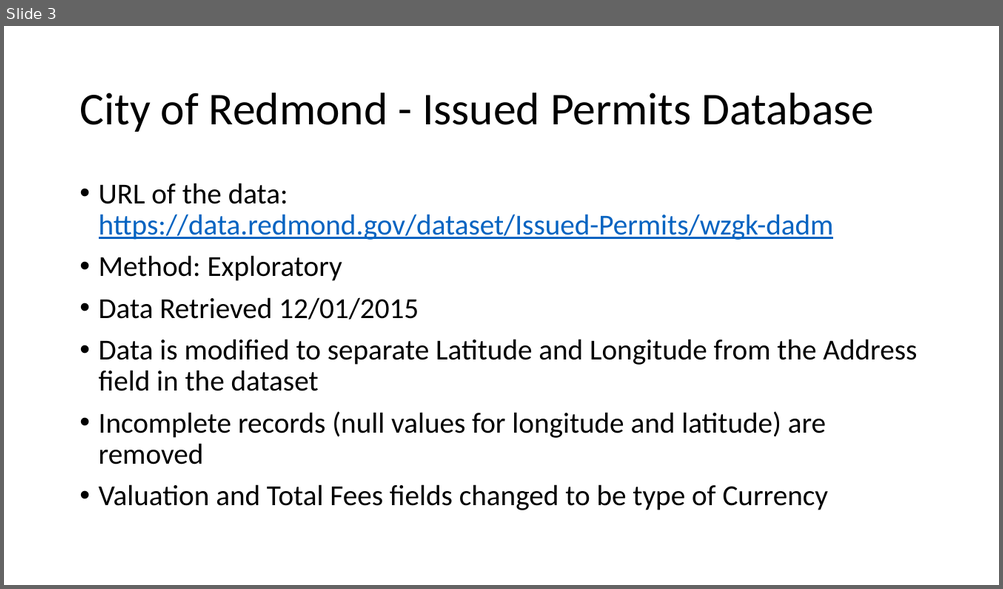
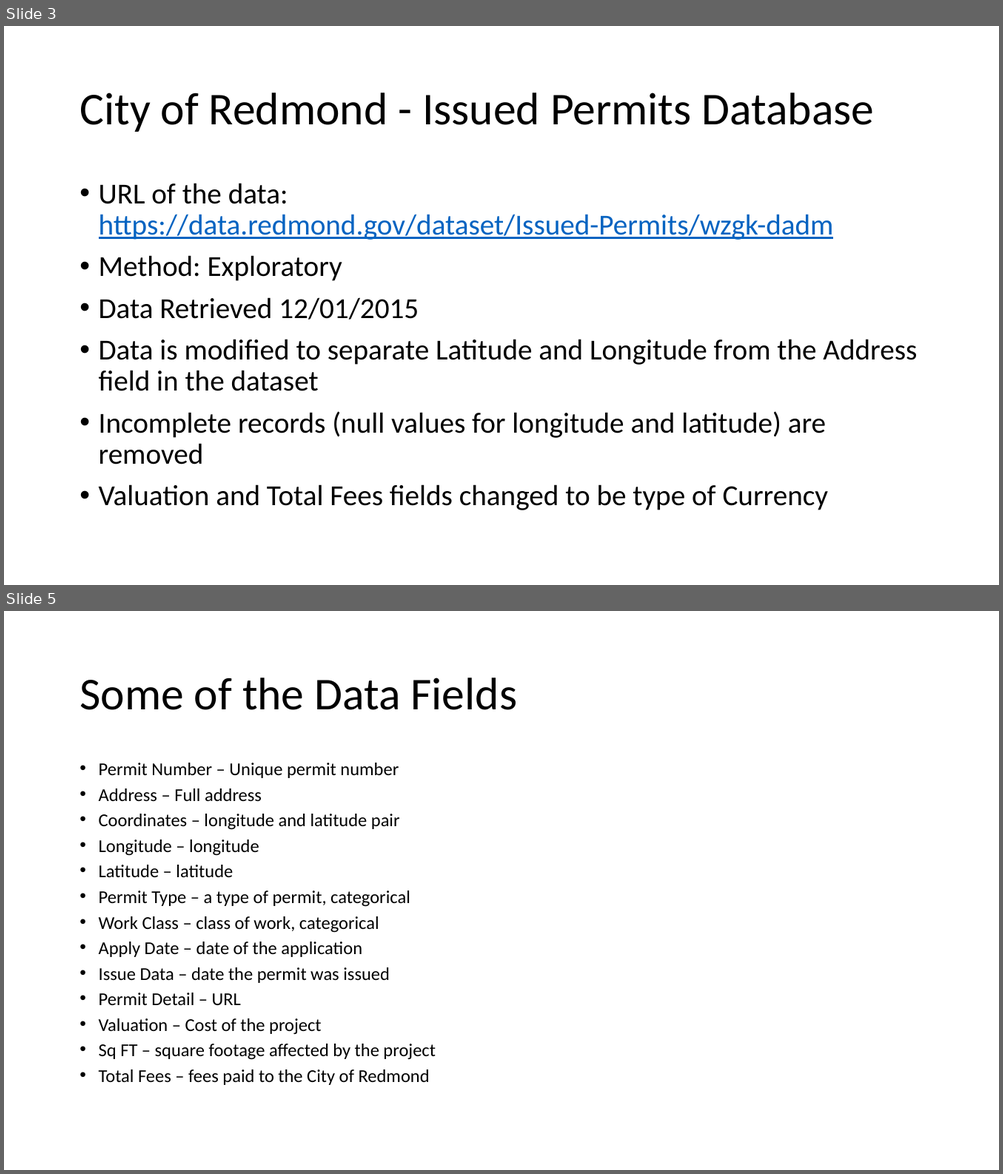
Before and after one commit to voite1/UW_Data_Visualization_100, a slide deck: Final_Project/A.Kramer-Final.Project.Slide.Deck.pptx. Shown one above the other, each under a label of ours: slide 3 before the commit, slides 3 and 5 after it; the slides between them are not shown. The pictures are 1003x589 and 1003x1174 pixels, drawn with LibreOffice and Linux fonts; fonts in the diff are those of the drawing. Boxes give left, top, right and bottom in pixels: in the first picture for what was removed or moved away, otherwise in the second. Text is boxed around its words. In the diff, an @@ line names an element or a change of style, - is before the commit and + after.

Commit message:
Added Updated Slide Deck for Final Presentation

```diff
--- a/Final_Project/A.Kramer-Final.Project.Slide.Deck.pptx
+++ b/Final_Project/A.Kramer-Final.Project.Slide.Deck.pptx
@@ slide 5 added at bbox=[4, 611, 999, 1170], background #FFFFFF @@
@@ title added at bbox=[79, 678, 518, 710], 44 pt, text #000000 @@
+Some of the Data Fields
@@ text added at bbox=[99, 763, 435, 1085], 17.5 pt, text #000000 @@
+• Permit Number – Unique permit number
+• Address – Full address
+• Coordinates – longitude and latitude pair
+• Longitude – longitude
+• Latitude – latitude
+• Permit Type – a type of permit, categorical
+• Work Class – class of work, categorical
+• Apply Date – date of the application
+• Issue Data – date the permit was issued
+• Permit Detail – URL
+• Valuation – Cost of the project
+• Sq FT – square footage affected by the project
+• Total Fees – fees paid to the City of Redmond
```
Also in this commit, not shown: 2 other slides added, 1 slide removed.
